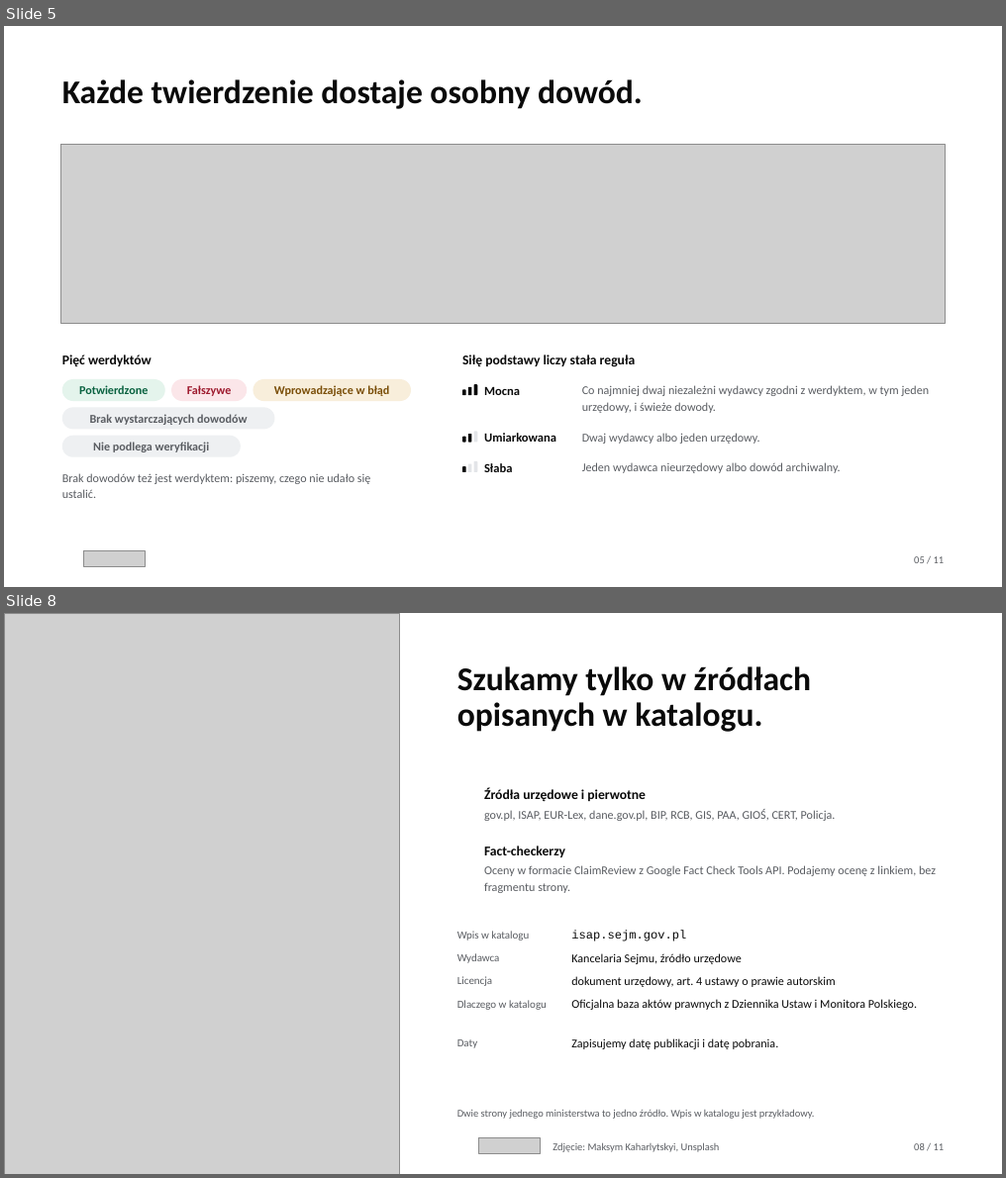
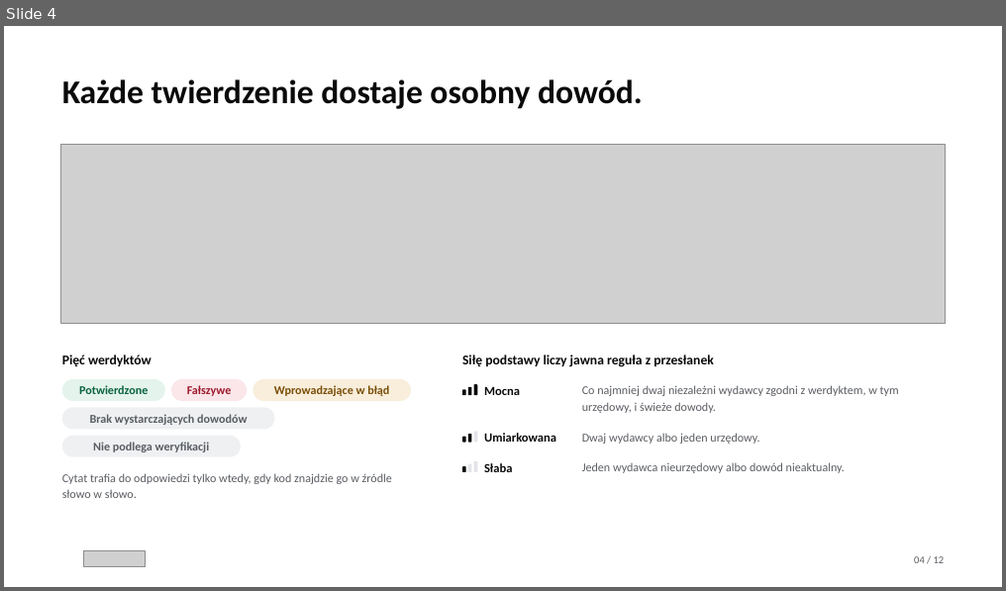
Before and after one commit to Meritum-HackNation2026/meritum-marketing, a slide deck: deck/meritum-deck.pptx. Shown one above the other, each under a label of ours: slides 5 and 8 before the commit, slide 4 after it; the slides between them are not shown. The pictures are 1006x1178 and 1006x591 pixels, drawn with LibreOffice and Linux fonts; fonts in the diff are those of the drawing; grey boxes stand for pictures; background and template pictures are left out. Boxes give left, top, right and bottom in pixels: in the first picture for what was removed or moved away, otherwise in the second. Text is boxed around its words. In the diff, an @@ line names an element or a change of style, - is before the commit and + after.

```diff
--- a/deck/meritum-deck.pptx
+++ b/deck/meritum-deck.pptx
@@ slide 8 removed at (4, 613, 1002, 1174), background #FFFFFF @@
@@ picture removed at (4, 613, 399, 1174) @@
@@ text removed at (457, 666, 811, 732) @@
-Szukamy tylko w źródłach opisanych w katalogu.
@@ text removed at (484, 788, 646, 804) @@
-Źródła urzędowe i pierwotne
@@ text removed at (484, 809, 836, 821) @@
-gov.pl, ISAP, EUR-Lex, dane.gov.pl, BIP, RCB, GIS, PAA, GIOŚ, CERT, Policja.
@@ text removed at (484, 846, 565, 858) @@
-Fact-checkerzy
@@ text removed at (484, 865, 936, 893) @@
-Oceny w formacie ClaimReview z Google Fact Check Tools API. Podajemy ocenę z linkiem, bez fragmentu strony.
@@ text removed at (457, 931, 529, 941) @@
-Wpis w katalogu
@@ text removed at (571, 931, 686, 942) @@
-isap.sejm.gov.pl
@@ text removed at (457, 954, 500, 963) @@
-Wydawca
@@ text removed at (571, 954, 742, 964) @@
-Kancelaria Sejmu, źródło urzędowe
@@ text removed at (457, 976, 492, 986) @@
-Licencja
@@ text removed at (571, 976, 836, 987) @@
-dokument urzędowy, art. 4 ustawy o prawie autorskim
@@ text removed at (457, 1000, 547, 1010) @@
-Dlaczego w katalogu
@@ text removed at (571, 999, 917, 1010) @@
-Oficjalna baza aktów prawnych z Dziennika Ustaw i Monitora Polskiego.
@@ text removed at (457, 1040, 477, 1049) @@
-Daty
@@ text removed at (571, 1039, 779, 1050) @@
-Zapisujemy datę publikacji i datę pobrania.
@@ text removed at (457, 1109, 814, 1119) @@
-Dwie strony jednego ministerstwa to jedno źródło. Wpis w katalogu jest przykładowy.
@@ picture removed at (479, 1138, 540, 1154) @@
@@ text removed at (552, 1143, 720, 1153) @@
-Zdjęcie: Maksym Kaharlytskyi, Unsplash
@@ text removed at (914, 1144, 944, 1151) @@
-08 / 11
@@ what was slide 5 is now slide 4 @@
@@ slide 4 changed as well @@
@@ text at (462, 355, 714, 368): text changed @@
-Siłę podstawy liczy stała reguła
+Siłę podstawy liczy jawna reguła z przesłanek
@@ text at (582, 385, 899, 413): text changed @@
-Co najmniej dwaj niezależni wydawcy zgodni z werdyktem, w tym jeden urzędowy, i świeże dowody.
+Co najmniej dwaj niezależni wydawcy zgodni z werdyktem, w tym urzędowy, i świeże dowody.
@@ text at (582, 463, 845, 473): text changed @@
-Jeden wydawca nieurzędowy albo dowód archiwalny.
+Jeden wydawca nieurzędowy albo dowód nieaktualny.
@@ text at (62, 473, 392, 498): text changed @@
-Brak dowodów też jest werdyktem: piszemy, czego nie udało się ustalić.
+Cytat trafia do odpowiedzi tylko wtedy, gdy kod znajdzie go w źródle słowo w słowo.
@@ text at (914, 557, 944, 564): text changed @@
-05 / 11
+04 / 12
```
Also in this commit, not shown: 4 other slides changed, 7 slides added, 5 other slides removed, 45 other files.
